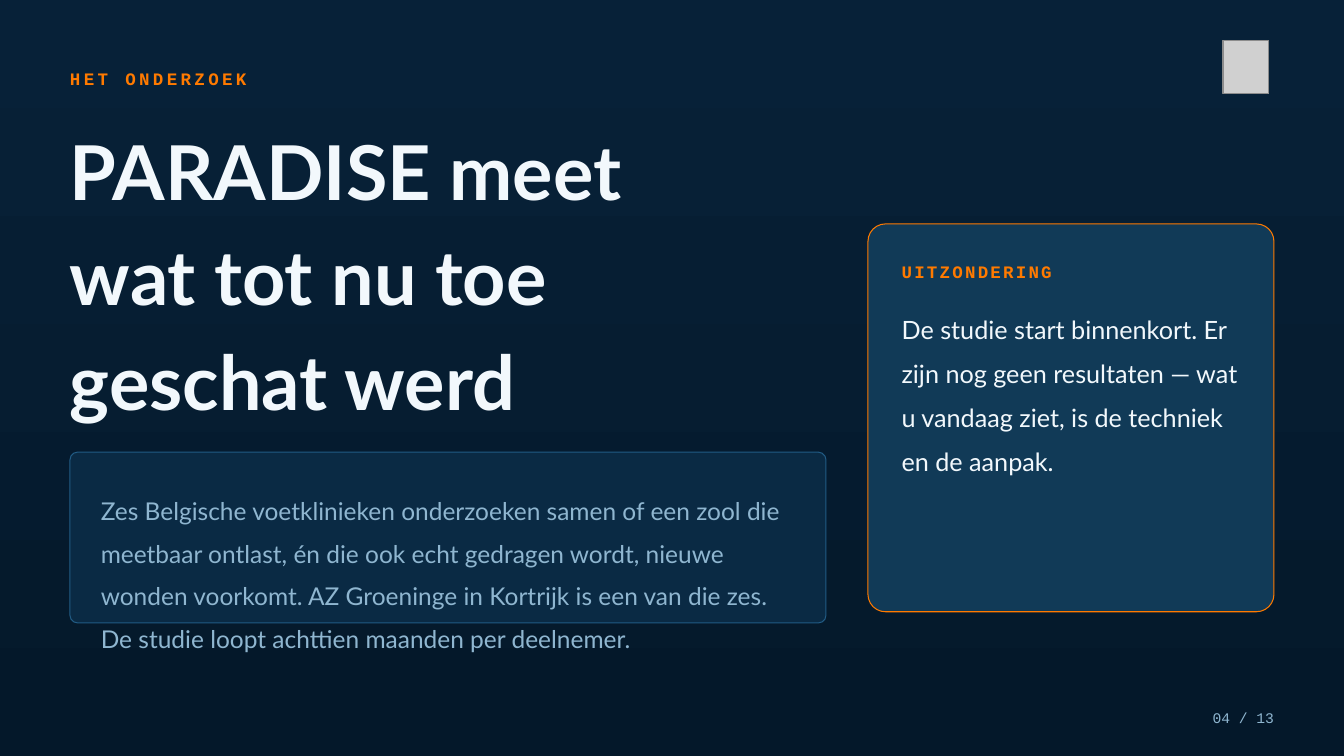
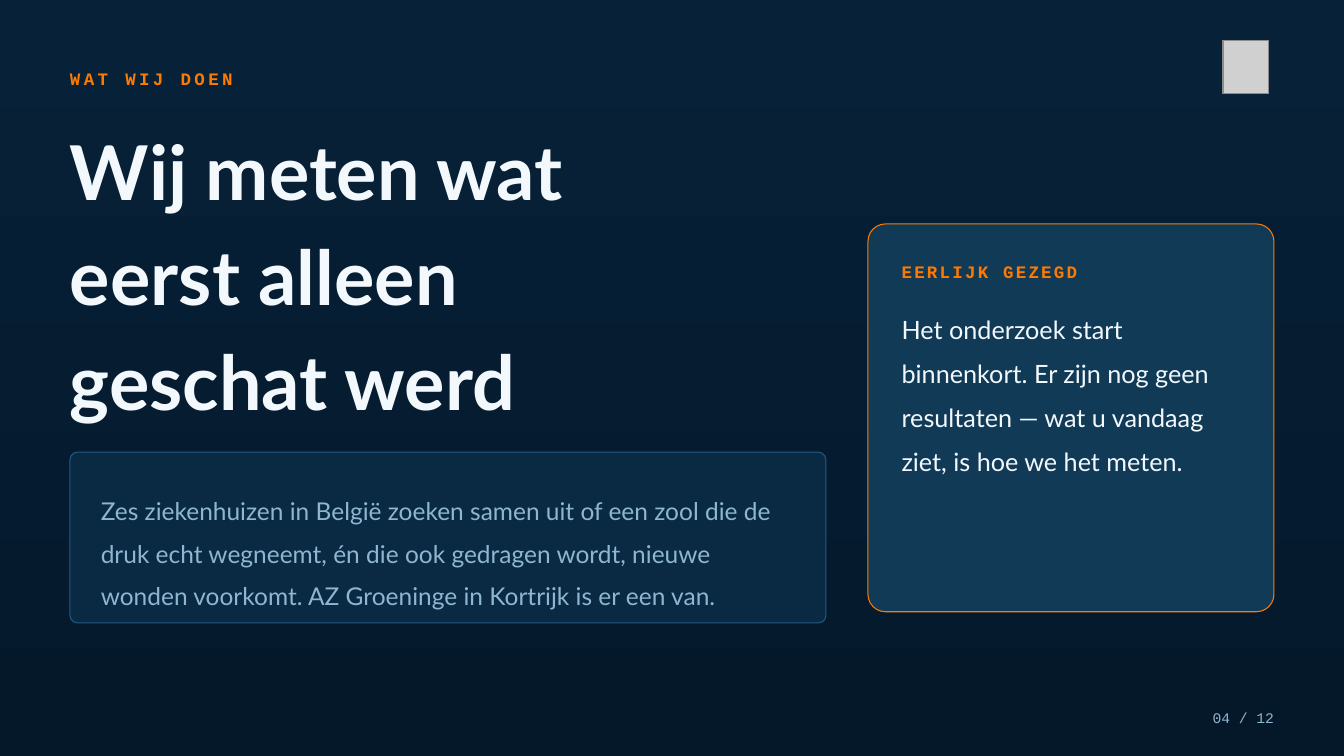
Before and after one commit to Dellfs/paradise-project, a slide deck: slide 4 of PARADISE_presentatie/PARADISE_kortrijk_kerngezond.pptx. Drawn at 1344x756 pixels with LibreOffice and Linux fonts; fonts in the diff are those of the drawing; grey boxes stand for pictures. Boxes give left, top, right and bottom in pixels: in the first picture for what was removed or moved away, otherwise in the second. Text is boxed around its words. In the diff, an @@ line names an element or a change of style, - is before the commit and + after.

```diff
--- a/PARADISE_presentatie/PARADISE_kortrijk_kerngezond.pptx
+++ b/PARADISE_presentatie/PARADISE_kortrijk_kerngezond.pptx
@@ text at [70, 73, 233, 85]: text changed @@
-HET ONDERZOEK
+WAT WIJ DOEN
@@ text at [70, 144, 563, 306]: text changed @@
-PARADISE meet
-wat tot nu toe
+Wij meten wat
+eerst alleen
@@ text at [902, 266, 1077, 278]: text changed @@
-UITZONDERING
+EERLIJK GEZEGD
@@ text at [902, 320, 1209, 474]: text changed @@
-De studie start binnenkort. Er zijn nog geen resultaten — wat u vandaag ziet, is de techniek en de aanpak.
+Het onderzoek start binnenkort. Er zijn nog geen resultaten — wat u vandaag ziet, is hoe we het meten.
@@ text at [101, 502, 771, 610]: text changed @@
-Zes Belgische voetklinieken onderzoeken samen of een zool die meetbaar ontlast, én die ook echt gedragen wordt, nieuwe wonden voorkomt. AZ Groeninge in Kortrijk is een van die zes. De studie loopt achttien maanden per deelnemer.
+Zes ziekenhuizen in België zoeken samen uit of een zool die de druk echt wegneemt, én die ook gedragen wordt, nieuwe wonden voorkomt. AZ Groeninge in Kortrijk is er een van.
@@ text at [1213, 713, 1274, 723]: text changed @@
-04 / 13
+04 / 12
```
Also in this commit, not shown: 8 other slides changed, 3 slides added, 4 slides removed, 13 other files.
